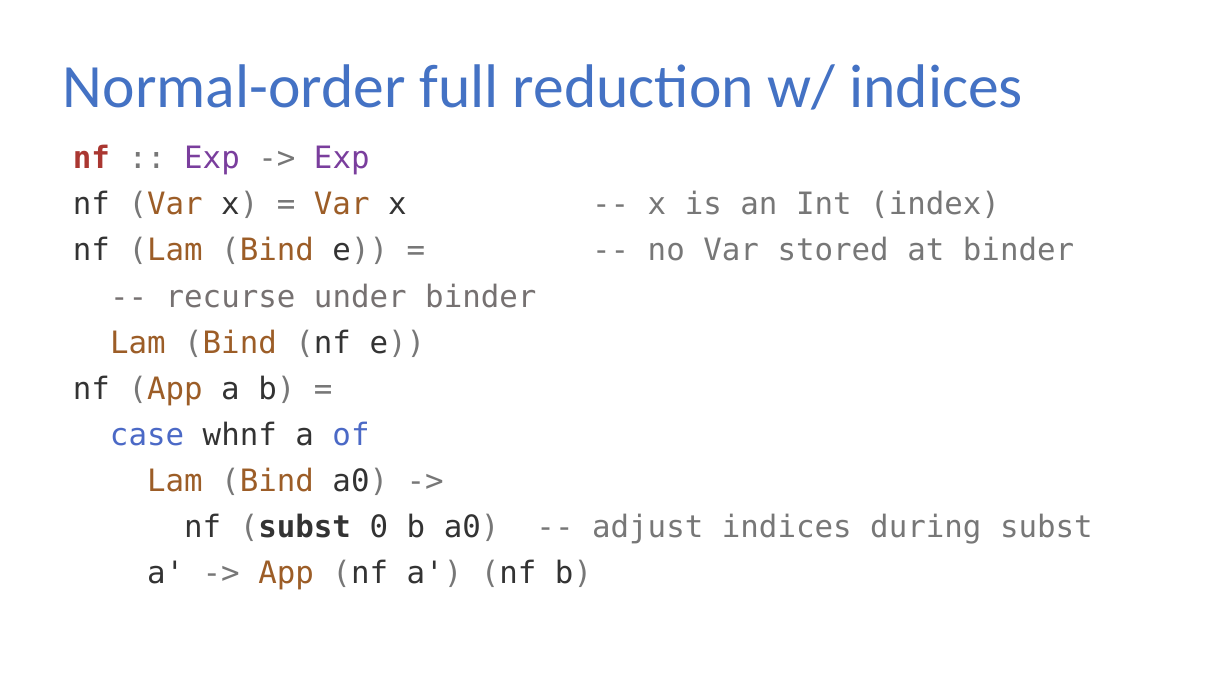
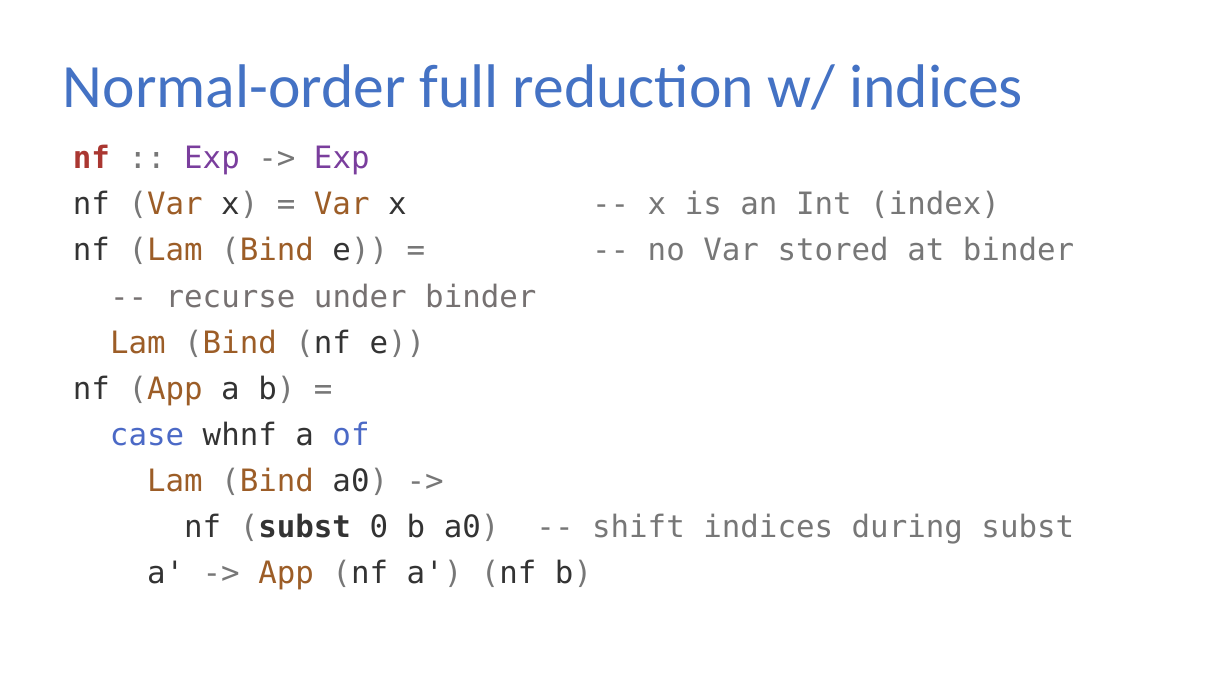
Before and after one commit to sweirich/lambda-n-ways, a slide deck: slide 14 of ifl-2021.pptx. Drawn at 1232x693 pixels with LibreOffice and Linux fonts; fonts in the diff are those of the drawing. Boxes give left, top, right and bottom in pixels: in the first picture for what was removed or moved away, otherwise in the second. Text is boxed around its words. In the diff, an @@ line names an element or a change of style, - is before the commit and + after.

```diff
--- a/ifl-2021.pptx
+++ b/ifl-2021.pptx
@@ text at [184,513,1074,544]: text changed @@
-nf (subst 0 b a0) -- adjust indices during subst
+nf (subst 0 b a0) -- shift indices during subst
```
Also in this commit, not shown: 2 other slides changed, 1 other file.
